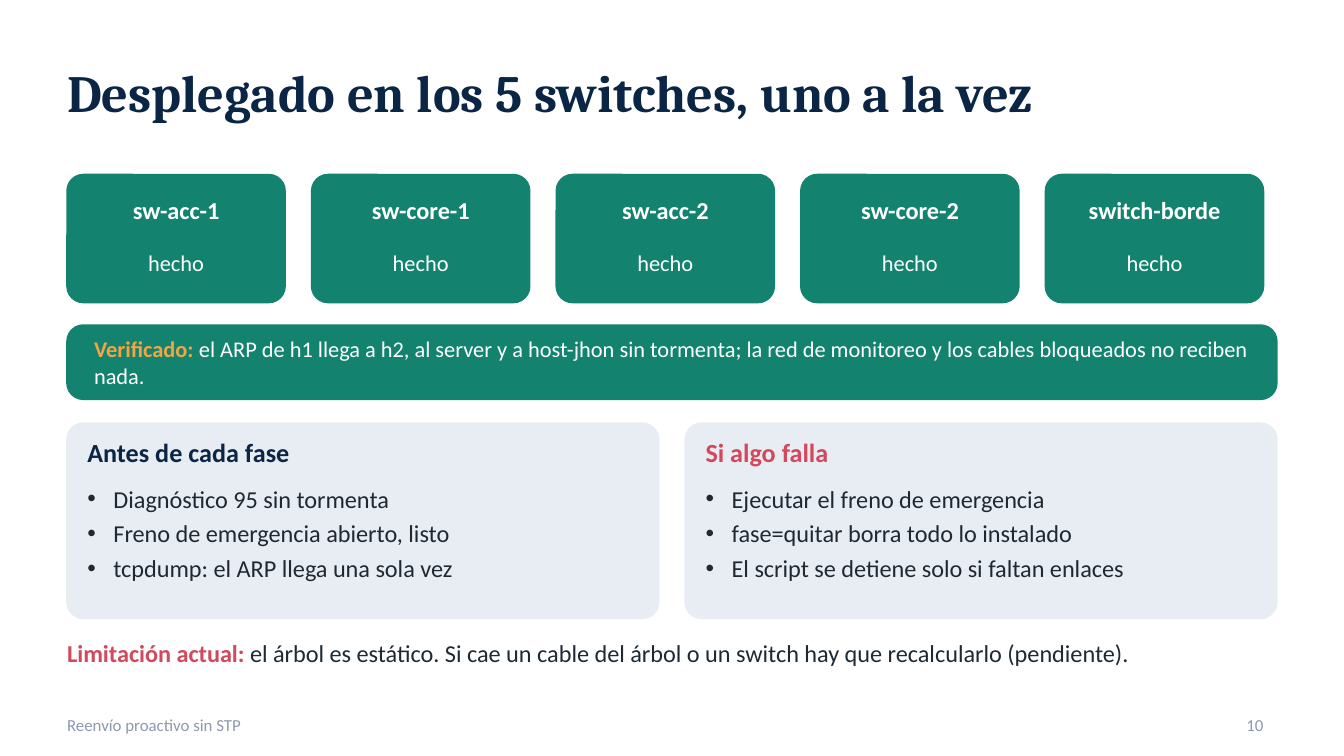
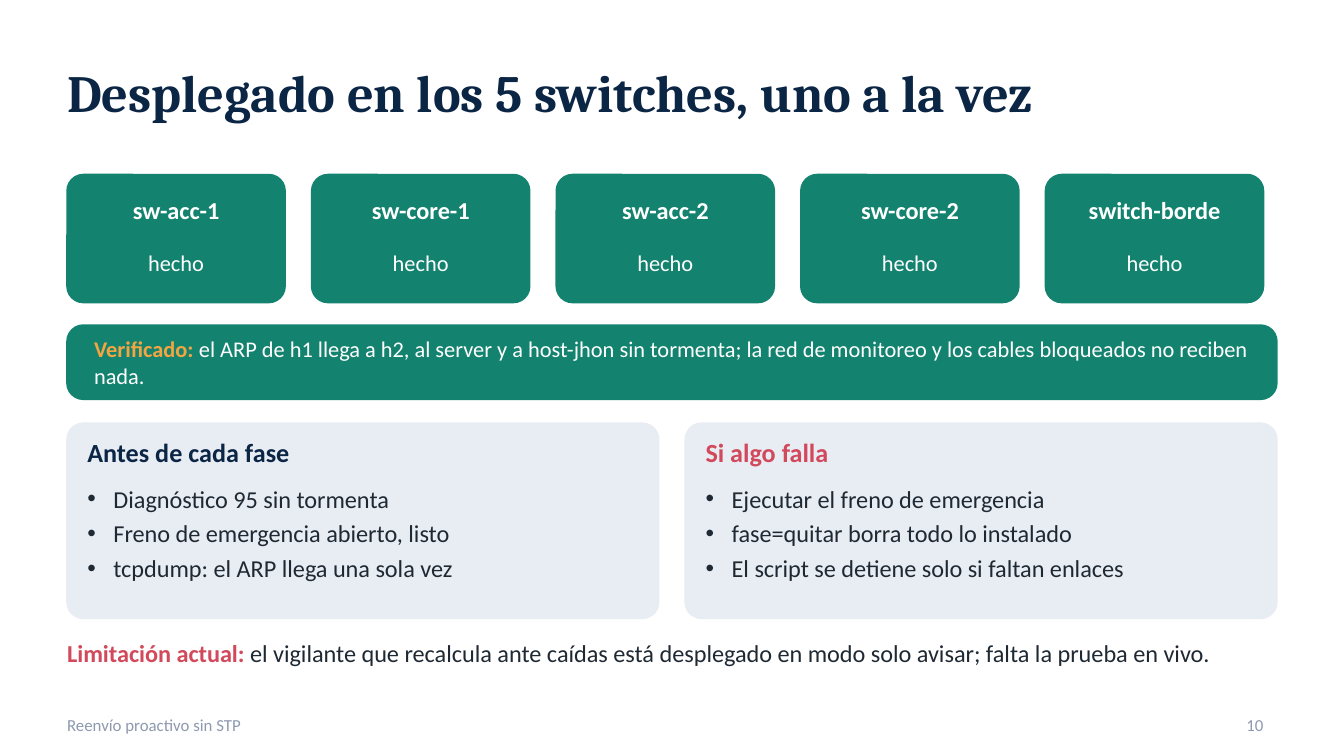
Before and after one commit to SergioAnderson123/proyecto-sdn, a slide deck: slide 10 of docs/Reenvio_proactivo_sin_STP.pptx. Drawn at 1344x756 pixels with LibreOffice and Linux fonts; fonts in the diff are those of the drawing. Boxes give left, top, right and bottom in pixels: in the first picture for what was removed or moved away, otherwise in the second. Text is boxed around its words. In the diff, an @@ line names an element or a change of style, - is before the commit and + after.

Commit message:
R2: el vigilante tolera NOACTION como descarte y escribe que flujos exactos difieren; presentacion con la caida de un cable y cuando el vigilante no actua

```diff
--- a/docs/Reenvio_proactivo_sin_STP.pptx
+++ b/docs/Reenvio_proactivo_sin_STP.pptx
@@ text at [67, 645, 1210, 666]: text changed @@
-Limitación actual: el árbol es estático. Si cae un cable del árbol o un switch hay que recalcularlo (pendiente).
+Limitación actual: el vigilante que recalcula ante caídas está desplegado en modo solo avisar; falta la prueba en vivo.
```
Also in this commit, not shown: 2 other slides changed, 2 slides added, 4 other files.
